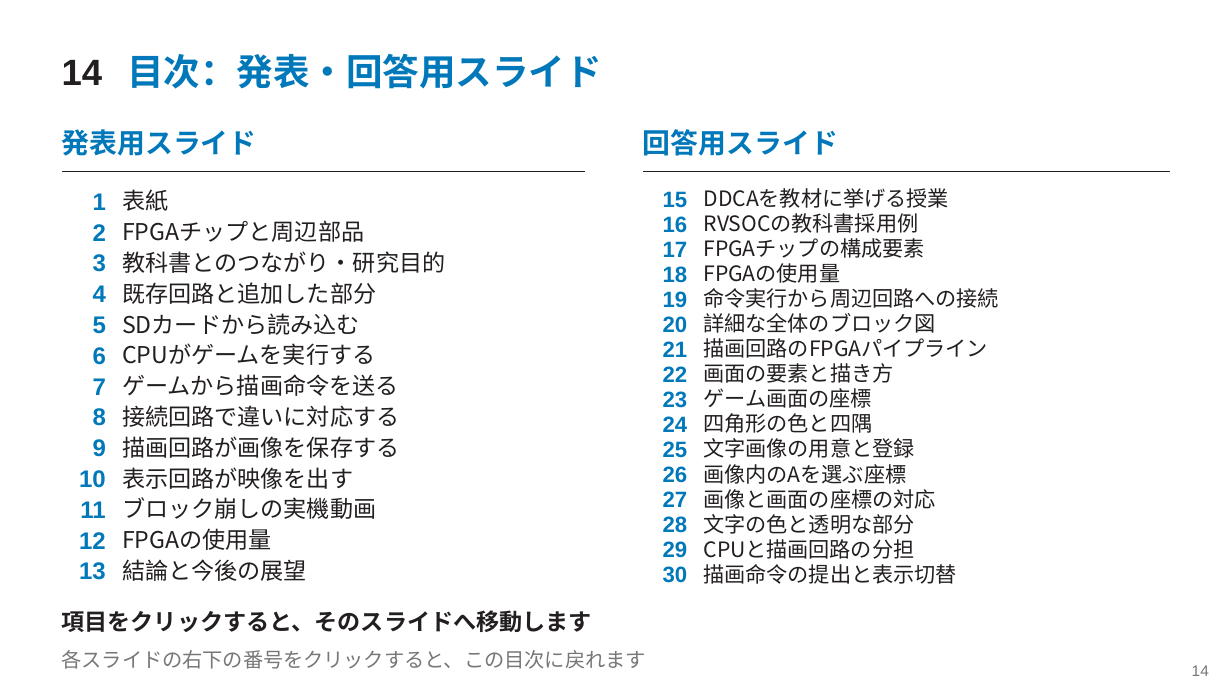
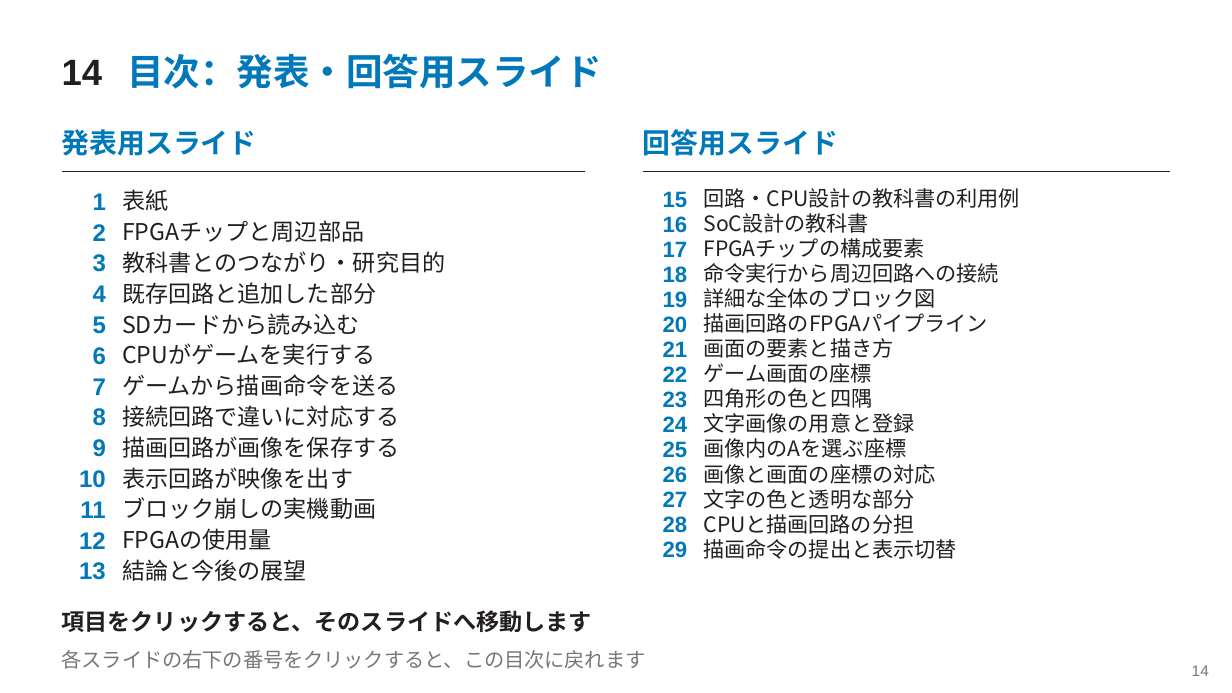
Before and after one commit to SoshiroFujimori/wally-game-console-research, a slide deck: slide 14 of docs/presentation/中間発表_主要事項.pptx. Drawn at 1232x693 pixels with LibreOffice and Linux fonts; fonts in the diff are those of the drawing. Boxes give left, top, right and bottom in pixels: in the first picture for what was removed or moved away, otherwise in the second. Text is boxed around its words. In the diff, an @@ line names an element or a change of style, - is before the commit and + after.

```diff
--- a/docs/presentation/中間発表_主要事項.pptx
+++ b/docs/presentation/中間発表_主要事項.pptx
@@ text at (704, 188, 1020, 208): text changed @@
-DDCAを教材に挙げる授業
+回路・CPU設計の教科書の利用例
@@ text at (704, 213, 869, 233): text changed @@
-RVSOCの教科書採用例
+SoC設計の教科書
@@ text removed at (704, 263, 841, 283) @@
-FPGAの使用量
@@ 12 texts: place and size @@
-12 texts at (704, 288, 999, 584)
+12 texts at (704, 263, 999, 559)
@@ text removed at (663, 566, 688, 583) @@
-30
```
Also in this commit, not shown: 17 other slides changed, 1 slide added, 2 slides removed, 35 other files.
